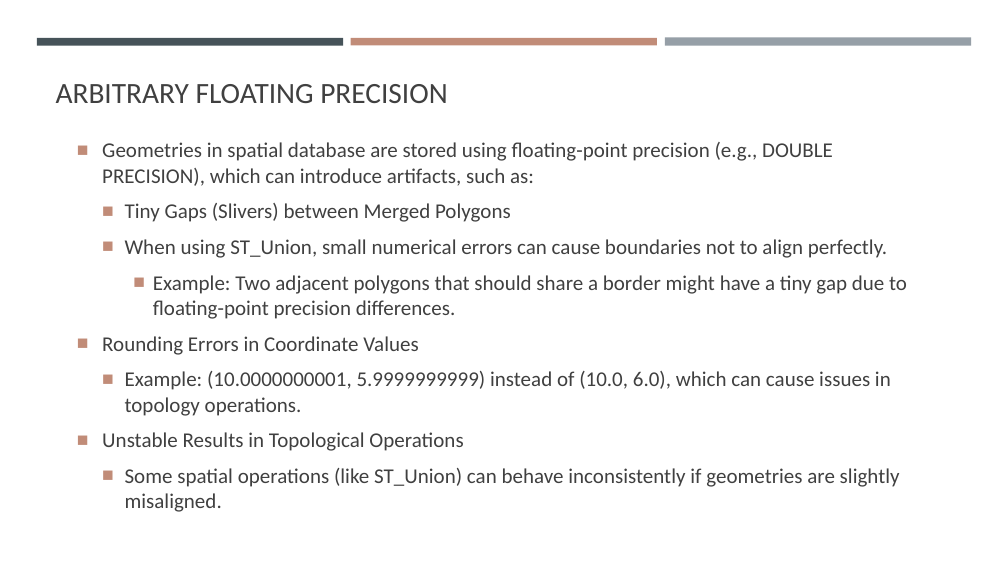
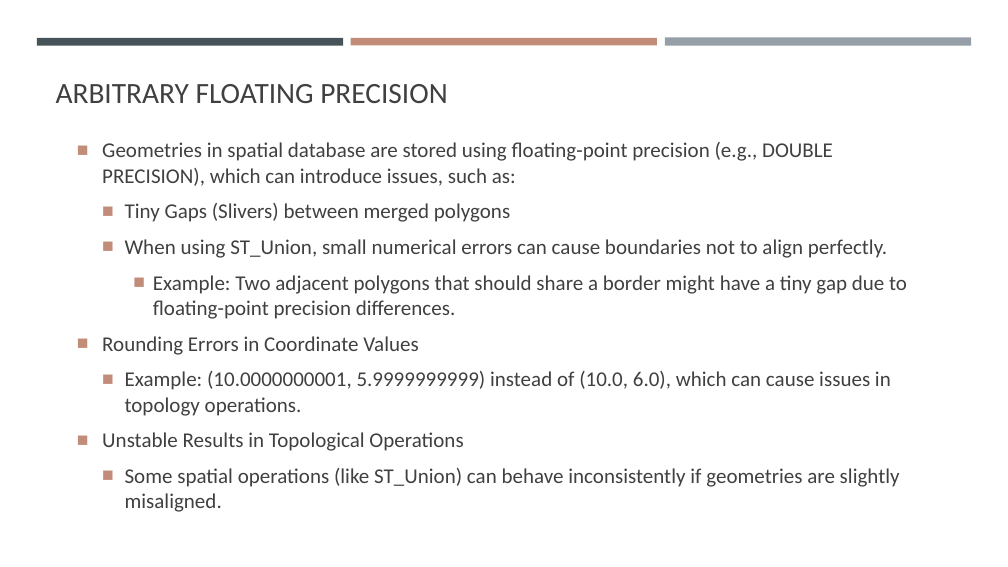
Before and after one commit to gisynw/ssj-376, a slide deck: slide 11 of docs/Lectures/Week09/Week09_GeometryProcessing.pptx. Drawn at 1008x567 pixels with LibreOffice and Linux fonts; fonts in the diff are those of the drawing. Boxes give left, top, right and bottom in pixels: in the first picture for what was removed or moved away, otherwise in the second. Text is boxed around its words. In the diff, an @@ line names an element or a change of style, - is before the commit and + after.

```diff
--- a/docs/Lectures/Week09/Week09_GeometryProcessing.pptx
+++ b/docs/Lectures/Week09/Week09_GeometryProcessing.pptx
@@ text at [102,142,833,222]: text changed @@
-  ■ Geometries in spatial database are stored using floating-point precision (e.g., DOUBLE PRECISION), which can introduce artifacts, such as:
-    ■ Tiny Gaps (Slivers) between Merged Polygons
+  ■ Geometries in spatial database are stored using floating-point precision (e.g., DOUBLE PRECISION), which can introduce issues, such as:
+    ■ Tiny Gaps (Slivers) between merged polygons
```
Also in this commit, not shown: 5 other slides changed.
